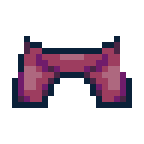
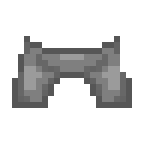
Comparing the layer stacks of the two 144px x 144px images. Changes:
added layer "Grescale" (75%) above "Magneta" over (x1=12, y1=36, x2=132, y2=108)
renamed "Pasted Layer" to "Magneta", hid it over (x1=12, y1=36, x2=132, y2=108)
